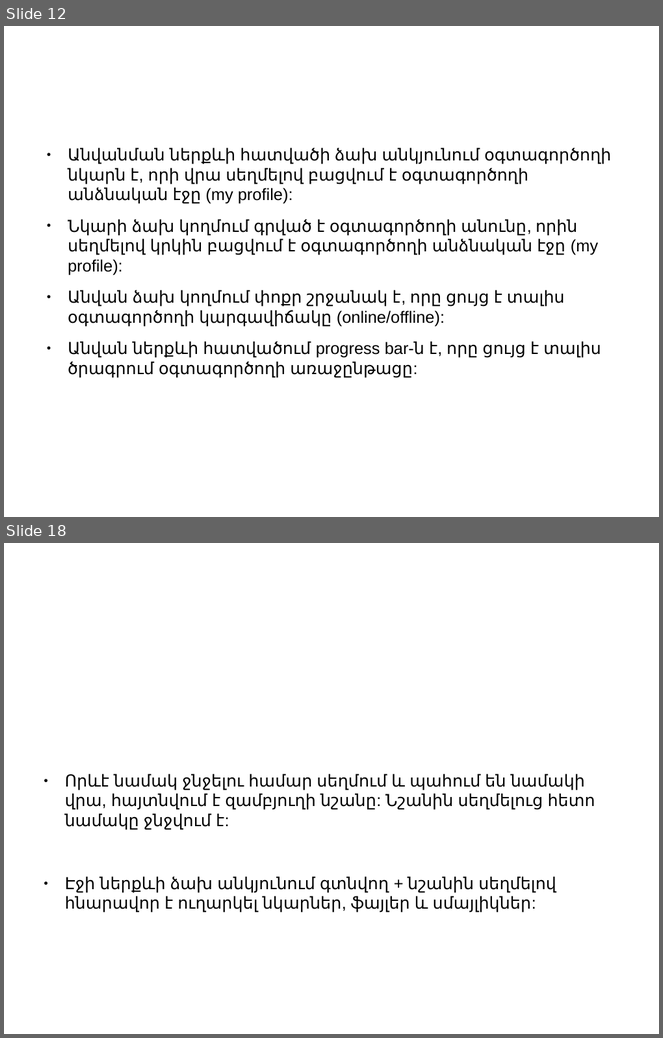
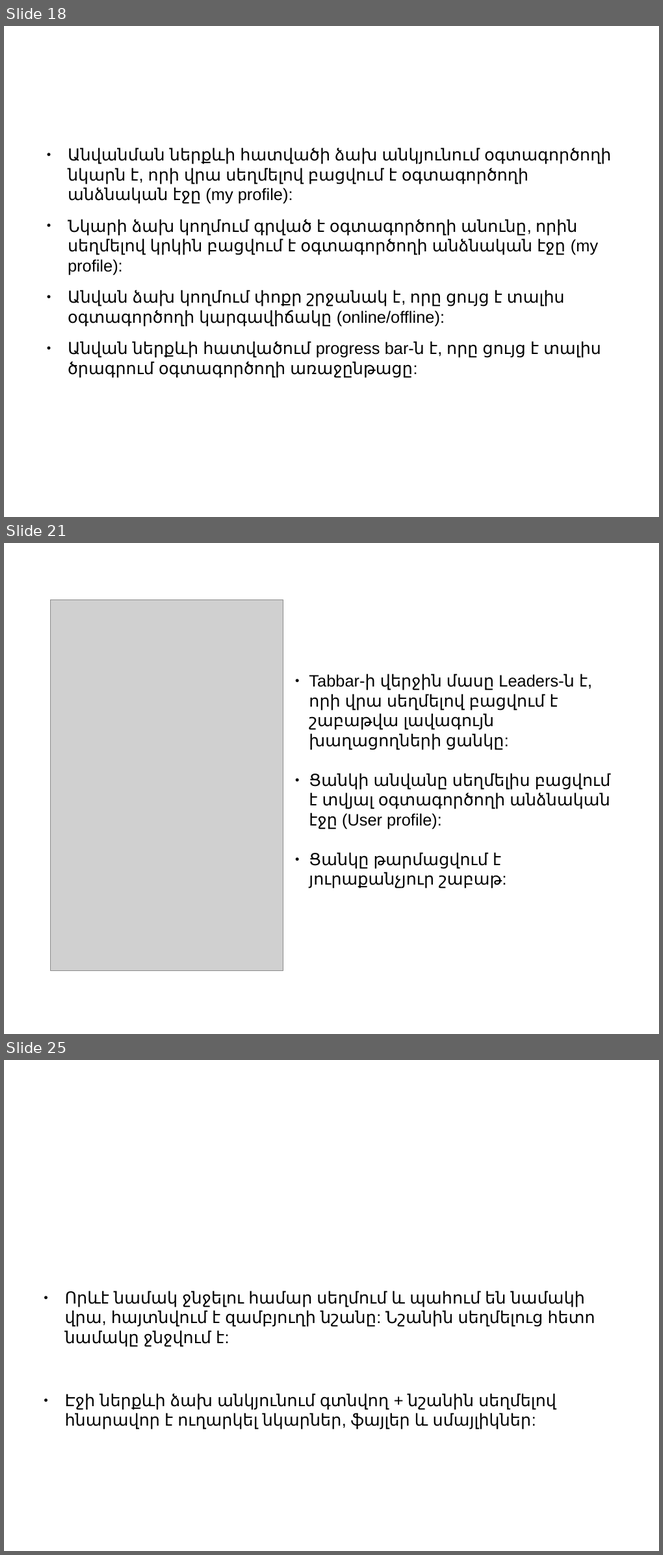
Before and after one commit to vanit-basic/instant_messenger, a slide deck: Documentation/Documentation.pptx. Shown one above the other, each under a label of ours: slides 12 and 18 before the commit, slides 18, 21 and 25 after it; the slides between them are not shown. The pictures are 663x1038 and 663x1555 pixels, drawn with LibreOffice and Linux fonts; fonts in the diff are those of the drawing; grey boxes stand for pictures; background and template pictures are left out. Boxes give left, top, right and bottom in pixels: in the first picture for what was removed or moved away, otherwise in the second. Text is boxed around its words. In the diff, an @@ line names an element or a change of style, - is before the commit and + after.

```diff
--- a/Documentation/Documentation.pptx
+++ b/Documentation/Documentation.pptx
@@ slide 21 added at (4, 543, 659, 1034), background picture (left out) @@
@@ picture added at (50, 600, 284, 971) @@
@@ text added at (309, 674, 611, 889), 20 pt, text #000000 @@
+● Tabbar-ի վերջին մասը Leaders-ն է, որի վրա սեղմելով բացվում է շաբաթվա լավագույն խաղացողների ցանկը:
+● Ցանկի անվանը սեղմելիս բացվում է տվյալ օգտագործողի անձնական էջը (User profile):
+● Ցանկը թարմացվում է յուրաքանչյուր շաբաթ:
@@ what was slide 12 is now slide 18 @@
@@ what was slide 18 is now slide 25 @@
```
Also in this commit, not shown: 4 slides changed, 6 other slides added, 1 other file.
